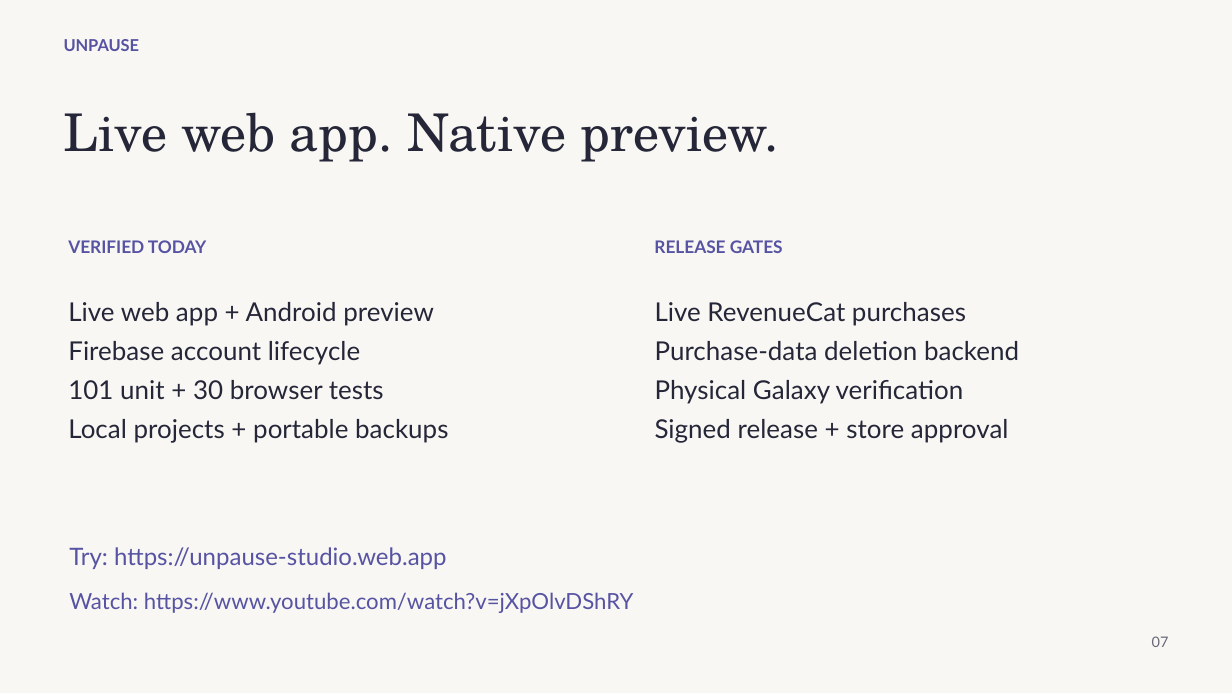
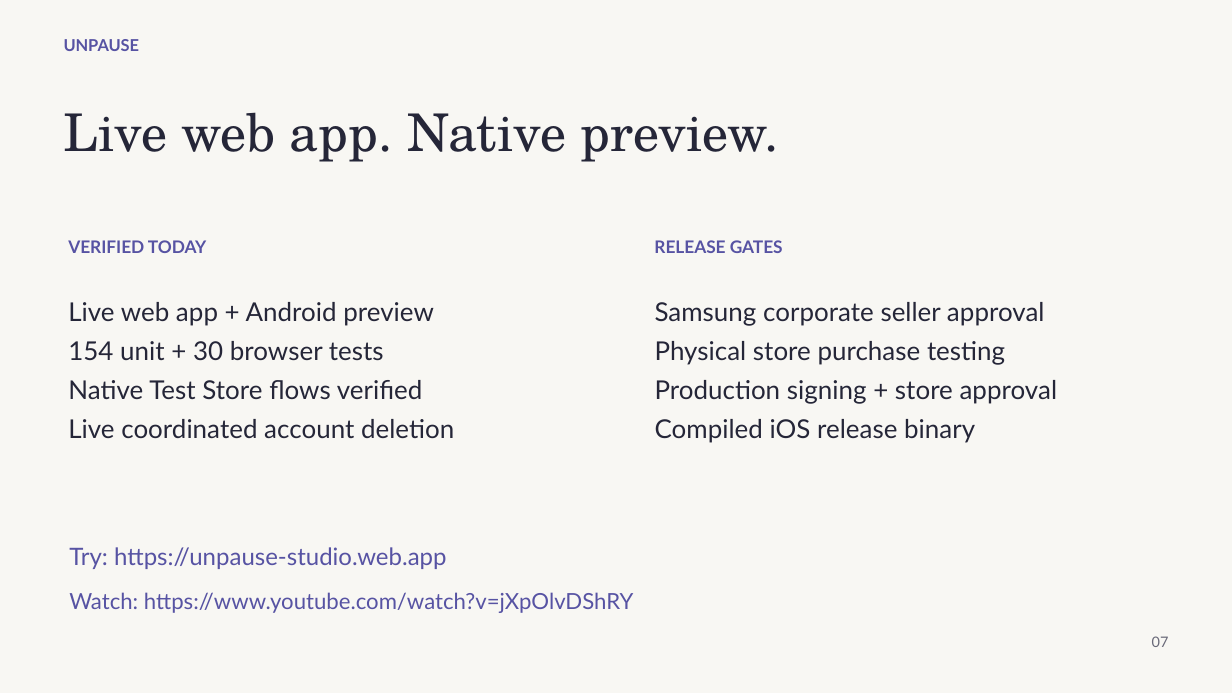
Before and after one commit to shi1720/RevenueCat-Shipaton, a slide deck: slide 7 of artifacts/submission/Unpause-pitch-final.pptx. Drawn at 1232x693 pixels with LibreOffice and Linux fonts; fonts in the diff are those of the drawing. Boxes give left, top, right and bottom in pixels: in the first picture for what was removed or moved away, otherwise in the second. Text is boxed around its words. In the diff, an @@ line names an element or a change of style, - is before the commit and + after.

Commit message:
Record submitted Devpost entry and verified preview release evidence

```diff
--- a/artifacts/submission/Unpause-pitch-final.pptx
+++ b/artifacts/submission/Unpause-pitch-final.pptx
@@ text at (655, 302, 1058, 443): text changed @@
-Live RevenueCat purchases
-Purchase-data deletion backend
-Physical Galaxy verification
-Signed release + store approval
+Samsung corporate seller approval
+Physical store purchase testing
+Production signing + store approval
+Compiled iOS release binary
@@ text at (68, 341, 454, 438): text changed @@
-Firebase account lifecycle
-101 unit + 30 browser tests
-Local projects + portable backups
+154 unit + 30 browser tests
+Native Test Store flows verified
+Live coordinated account deletion
```
Also in this commit, not shown: 18 other files.
